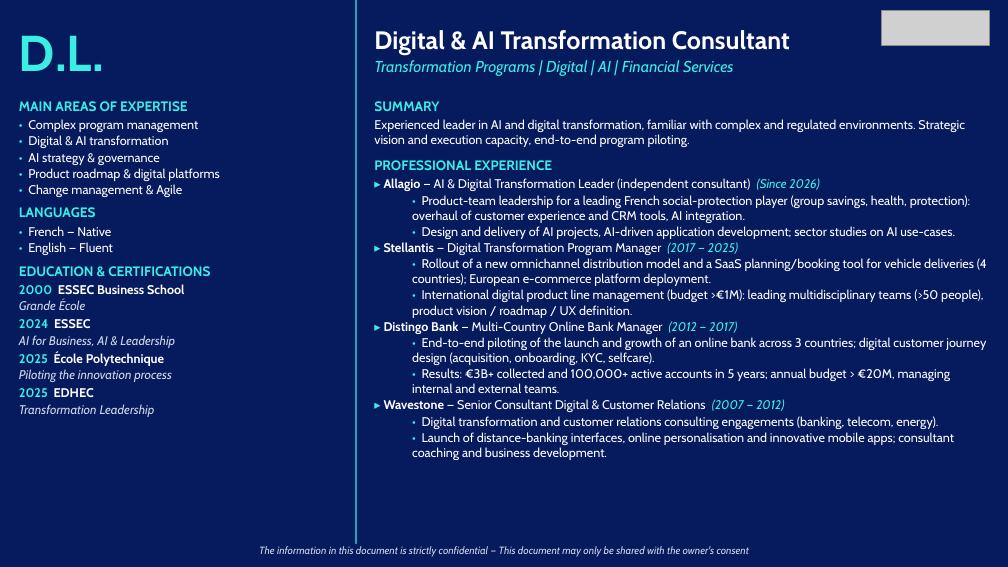
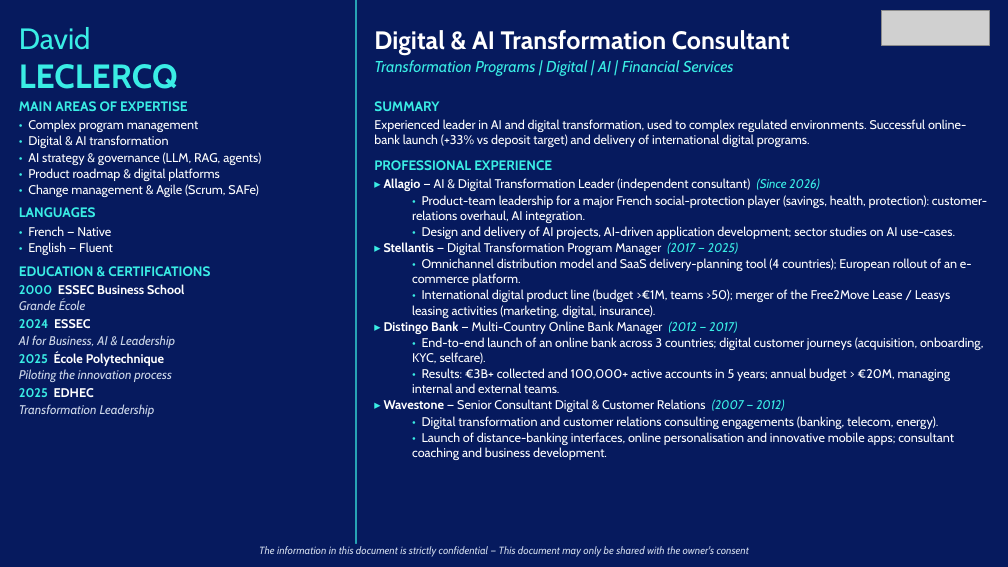
Before and after one commit to insidebankingfrance-rgb/G-n-rateur-de-CV, a slide deck: slide 2 of outputs/D.L._digital_ai_transformation.pptx. Drawn at 1008x567 pixels with LibreOffice and Linux fonts; fonts in the diff are those of the drawing; grey boxes stand for pictures. Boxes give left, top, right and bottom in pixels: in the first picture for what was removed or moved away, otherwise in the second. Text is boxed around its words. In the diff, an @@ line names an element or a change of style, - is before the commit and + after.

```diff
--- a/outputs/D.L._digital_ai_transformation.pptx
+++ b/outputs/D.L._digital_ai_transformation.pptx
@@ text at (x1=19, y1=27, x2=178, y2=89): text changed; size 48 to 32 pt @@
-D.L.
+David
+LECLERCQ
@@ text at (x1=374, y1=119, x2=966, y2=147): text changed @@
-Experienced leader in AI and digital transformation, familiar with complex and regulated environments. Strategic vision and execution capacity, end-to-end program piloting.
+Experienced leader in AI and digital transformation, used to complex regulated environments. Successful online-bank launch (+33% vs deposit target) and delivery of international digital programs.
@@ text at (x1=28, y1=152, x2=261, y2=165): text changed @@
-• AI strategy & governance
+• AI strategy & governance (LLM, RAG, agents)
@@ text at (x1=28, y1=184, x2=259, y2=197): text changed @@
-• Change management & Agile
+• Change management & Agile (Scrum, SAFe)
@@ text at (x1=412, y1=195, x2=987, y2=223): text changed @@
-  • Product-team leadership for a leading French social-protection player (group savings, health, protection): overhaul of customer experience and CRM tools, AI integration.
+  • Product-team leadership for a major French social-protection player (savings, health, protection): customer-relations overhaul, AI integration.
@@ text at (x1=412, y1=258, x2=972, y2=318): text changed @@
-  • Rollout of a new omnichannel distribution model and a SaaS planning/booking tool for vehicle deliveries (4 countries); European e-commerce platform deployment.
-  • International digital product line management (budget >€1M): leading multidisciplinary teams (>50 people), product vision / roadmap / UX definition.
+  • Omnichannel distribution model and SaaS delivery-planning tool (4 countries); European rollout of an e-commerce platform.
+  • International digital product line (budget >€1M, teams >50); merger of the Free2Move Lease / Leasys leasing activities (marketing, digital, insurance).
@@ text at (x1=412, y1=337, x2=983, y2=364): text changed @@
-  • End-to-end piloting of the launch and growth of an online bank across 3 countries; digital customer journey design (acquisition, onboarding, KYC, selfcare).
+  • End-to-end launch of an online bank across 3 countries; digital customer journeys (acquisition, onboarding, KYC, selfcare).
```
Also in this commit, not shown: 1 other slide changed, 3 other files.
